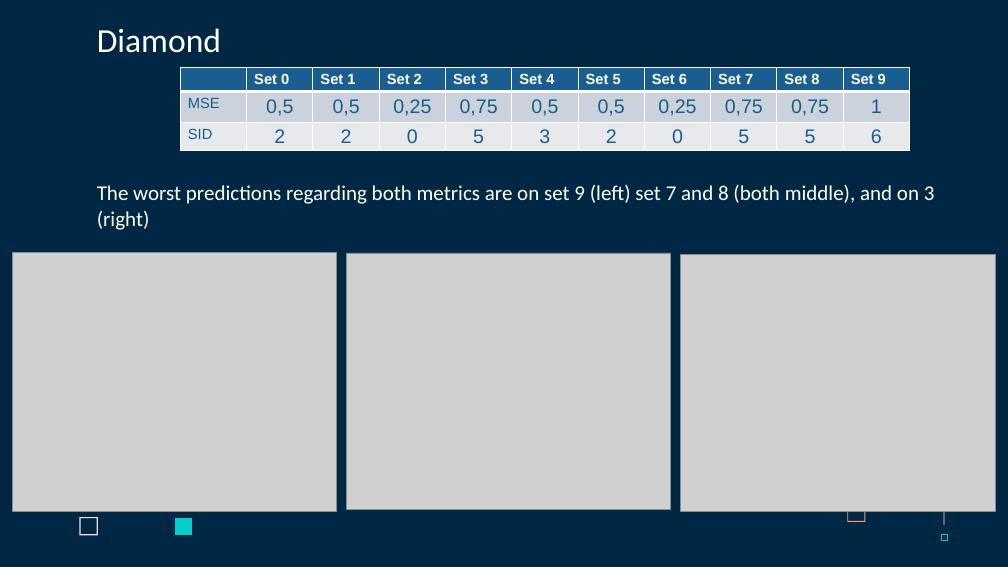
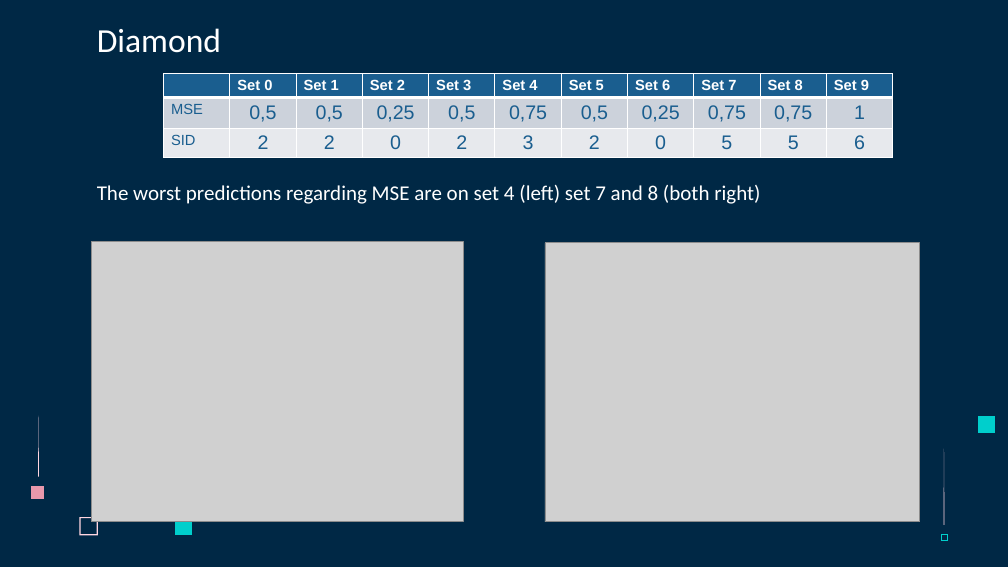
Before and after one commit to Flopp88/Causal-Analysis-of-Time-Series, a slide deck: slide 13 of Présentations/Présentation6.pptx (slide 24 before the commit). Drawn at 1008x567 pixels with LibreOffice and Linux fonts; fonts in the diff are those of the drawing; grey boxes stand for pictures. Boxes give left, top, right and bottom in pixels: in the first picture for what was removed or moved away, otherwise in the second. Text is boxed around its words. In the diff, an @@ line names an element or a change of style, - is before the commit and + after.

```diff
--- a/Présentations/Présentation6.pptx
+++ b/Présentations/Présentation6.pptx
@@ table at (163,73,895,166) @@
-row 2, column 5: 0,75
+row 2, column 5: 0,5
-row 2, column 6: 0,5
+row 2, column 6: 0,75
-row 3, column 5: 5
+row 3, column 5: 2
@@ table: place and size @@
-table at (181,67,913,160)
+table at (163,73,895,166)
@@ text at (97,185,760,204): text changed @@
-The worst predictions regarding both metrics are on set 9 (left) set 7 and 8 (both middle), and on 3 (right)
+The worst predictions regarding MSE are on set 4 (left) set 7 and 8 (both right)
@@ picture: place and size @@
-picture at (12,253,337,512)
+picture at (91,242,464,523)
@@ picture removed at (346,253,671,510) @@
@@ picture added at (545,243,920,522) @@
@@ picture removed at (680,255,996,512) @@
@@ freeform shape added at (38,416,39,477), fill #FFD6E1 @@
@@ freeform shape added at (31,486,45,500), fill #E898AC @@
@@ freeform shape removed at (242,493,260,511) @@
```
Also in this commit, not shown: 18 other slides changed, 2 slides added, 3 slides removed, 4 other files.
